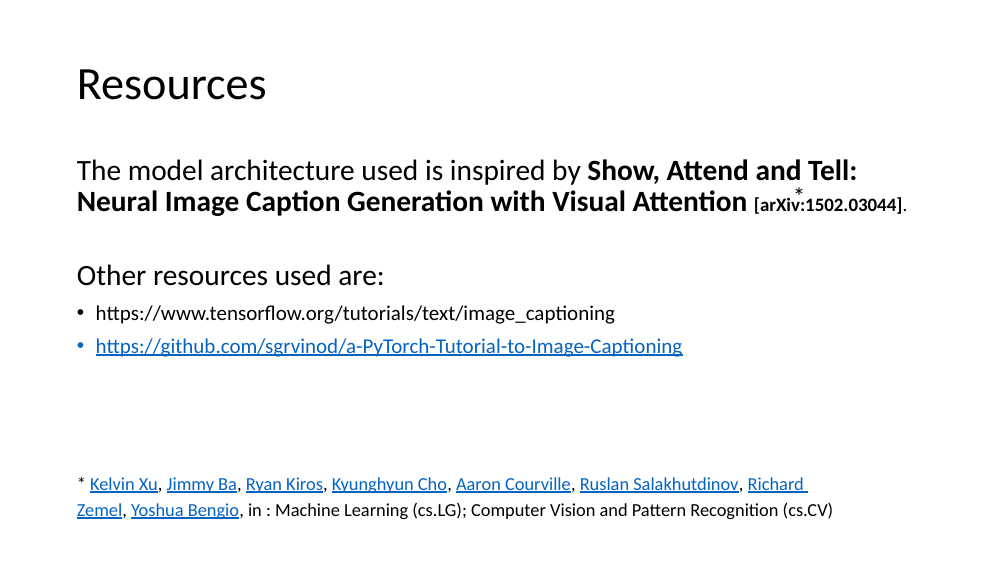
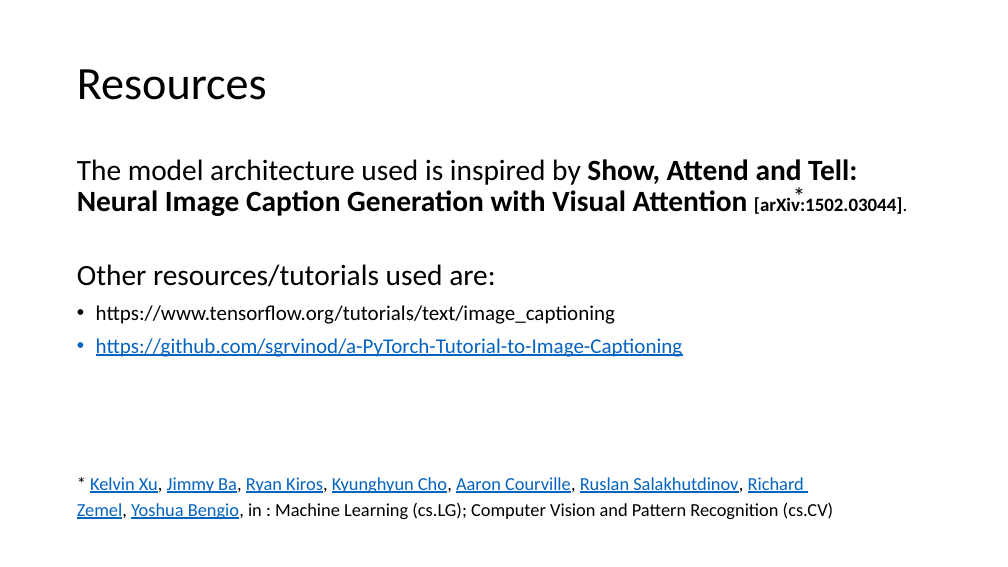
Before and after one commit to crokodilo/Handwritten-Text-Recognition, a slide deck: slide 4 of presentazione.pptx (slide 3 before the commit). Drawn at 1008x567 pixels with LibreOffice and Linux fonts; fonts in the diff are those of the drawing. Boxes give left, top, right and bottom in pixels: in the first picture for what was removed or moved away, otherwise in the second. Text is boxed around its words. In the diff, an @@ line names an element or a change of style, - is before the commit and + after.

```diff
--- a/presentazione.pptx
+++ b/presentazione.pptx
@@ text at [77,264,495,287]: text changed @@
-Other resources used are:
+Other resources/tutorials used are:
```
Also in this commit, not shown: 4 other slides changed, 11 slides added, 2 slides removed, 1 other file.
